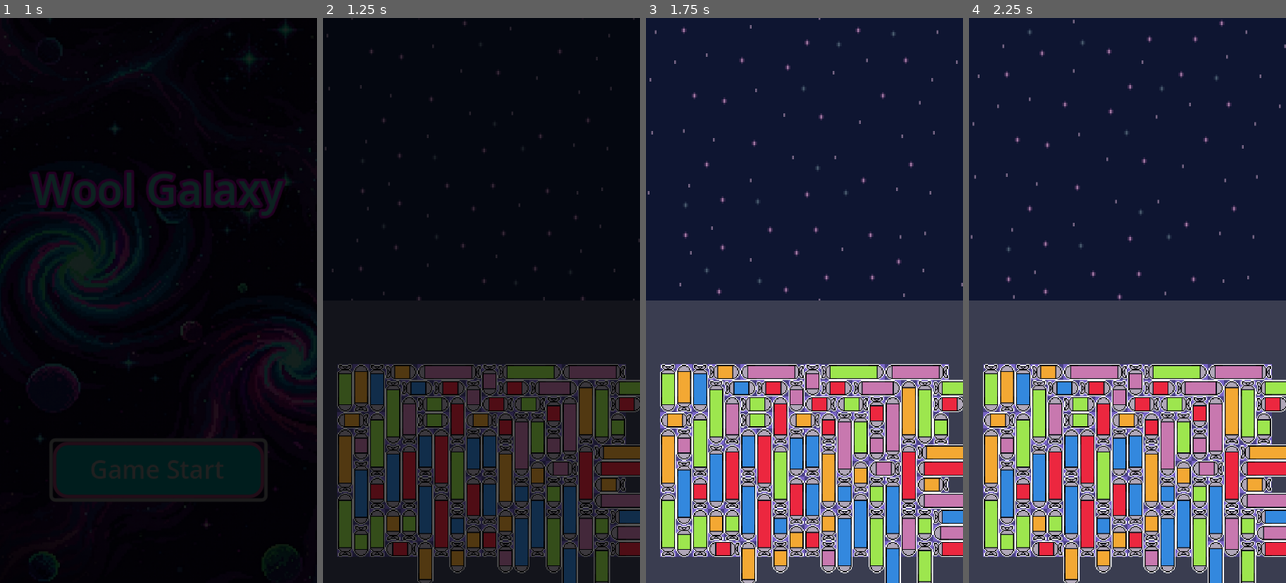
Above: before the commit, frames 1-4 (left to right).
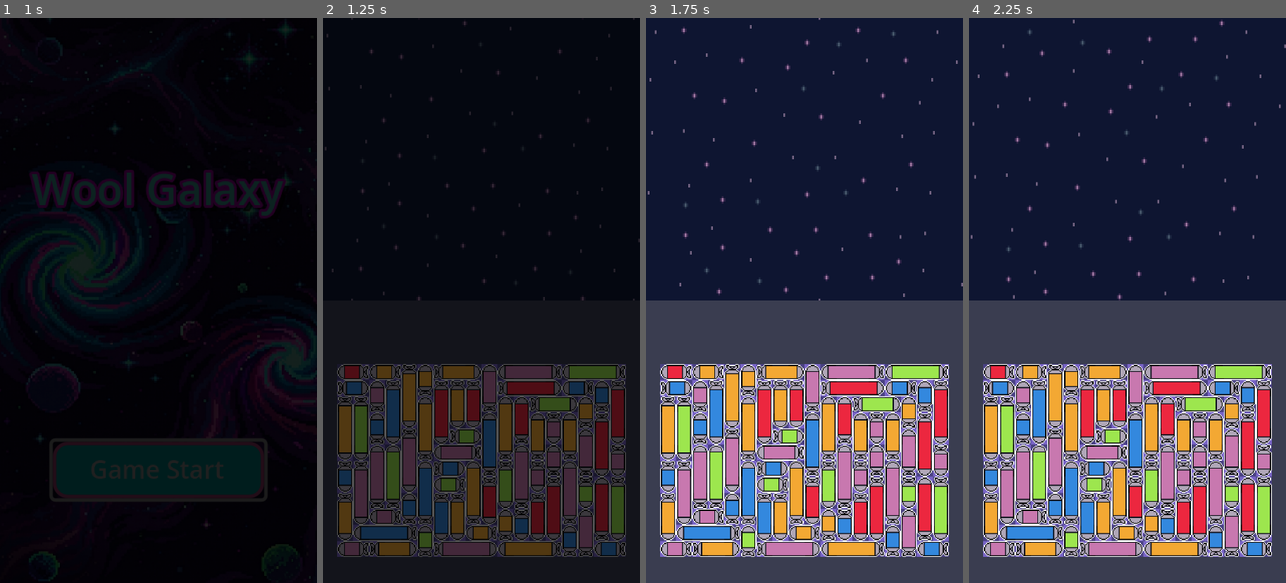
Above: after the commit, the same moments.

Repository: ZoNaDak/GalaxyPuzzleShooter_ProtoType
Game: Godot game, scene res://game/scenes/title/title_scene.tscn
Same seed, same stepped clock (60 frames per second), same inputs: the game is played once before the commit and once after it.
Inputs:
- Up to frame 1 (1 s): click "Game Start" at 0.5 s
- Up to frame 2 (1.25 s): no input
- Up to frame 3 (1.75 s): no input
- Up to frame 4 (2.25 s): no input

Frame 1 is identical in both runs. In frame 2, 24% of the frame differs, in the area x 4-100%, y 61-100%; in frame 3, 27%; in frame 4, 27%.

Commit message:
_setup_missile_puzzle_board 1

Diff:
--- a/wool-galaxy-proto/game/ui/missile_puzzle/missile_puzzle_board/missile_puzzle_board.gd
+++ b/wool-galaxy-proto/game/ui/missile_puzzle/missile_puzzle_board/missile_puzzle_board.gd
@@ -90,6 +90,7 @@
 	var _temp_missile_data_arr: Array[MissileData] = []
 
 	if _fill_board_randomly(_temp_grid, _temp_missile_data_arr):
+		_assign_random_colors(_temp_missile_data_arr)
 		LogManager.info("Board Fill Completed! Missile Num: %d" % _temp_missile_data_arr.size(), "MissilePuzzleBoard")
 		for data in _temp_missile_data_arr:
 			_spawn_missile_piece(data)
@@ -102,20 +103,29 @@
 	if empty_cell == Vector2i(-1, -1):
 		return true
 
-	var combinations := _get_shuffled_missile_combinations()
+	var combinations := _get_shuffled_shape_combinations()
 
 	for combo in combinations:
-		var color: Enums.MissileColorType = combo["color"]
 		var missile_size: Enums.MissileSizeType = combo["size"]
-		var direction: Enums.Direction4Way = combo["direction"]
-
-		if _can_place_missile(temp_grid, empty_cell, missile_size, direction):
-			# Add Missile Data
-			var data := MissileData.new(empty_cell, color, missile_size, direction)
+		var is_horizontal: bool = combo["is_horizontal"]
+
+		var check_direction: Enums.Direction4Way = (
+			Enums.Direction4Way.LEFT if is_horizontal else Enums.Direction4Way.UP
+		)
+
+		if _can_place_missile(temp_grid, empty_cell, missile_size, check_direction):
+			# decide real direction
+			var direction: Enums.Direction4Way
+			if is_horizontal:
+				direction = Enums.Direction4Way.LEFT if randi() % 2 == 0 else Enums.Direction4Way.RIGHT
+			else:
+				direction = Enums.Direction4Way.UP if randi() % 2 == 0 else Enums.Direction4Way.DOWN
+
+			var data := MissileData.new(empty_cell, Enums.MissileColorType.RED, missile_size, direction)
 			temp_missile_data_arr.append(data)
 
 			var cells := MissilePuzzlePiece.get_grid_cells(
-				Vector2i(GRID_WIDTH, GRID_HEIGHT), empty_cell, missile_size, direction)
+				Vector2i(GRID_WIDTH, GRID_HEIGHT), empty_cell, missile_size, check_direction)
 			for cell in cells:
 				temp_grid[cell.y][cell.x] = data
 
@@ -138,31 +148,39 @@
 				return Vector2i(x, y)
 	return Vector2i(-1, -1)
 
-func _get_shuffled_missile_combinations() -> Array[Dictionary]:
+func _get_shuffled_shape_combinations() -> Array[Dictionary]:
 	var combinations: Array[Dictionary] = []
 
-	for color in Enums.MissileColorType.values():
-		for missile_size in Enums.MissileSizeType.values():
-			for direction in Enums.Direction4Way.values():
-				combinations.append({
-					"color": color,
-					"size": missile_size,
-					"direction": direction
-				})
+	for missile_size in Enums.MissileSizeType.values():
+		combinations.append({
+			"size": missile_size,
+			"is_horizontal": true
+		})
+		combinations.append({
+			"size": missile_size,
+			"is_horizontal": false
+		})
 
 	combinations.shuffle()
 	return combinations
+
+func _assign_random_colors(temp_missile_data_arr: Array[MissileData]) -> void:
+	var colors := Enums.MissileColorType.values()
+	for data in temp_missile_data_arr:
+		data.color = colors[randi() % colors.size()]
 
 func _can_place_missile(
 	temp_grid: Array[Array], grid_pos: Vector2i,
 	missile_size: Enums.MissileSizeType, direction: Enums.Direction4Way) -> bool:
 
+	if !MissilePuzzlePiece.get_is_on_board(
+		Vector2i(GRID_WIDTH, GRID_HEIGHT), grid_pos, missile_size, direction):
+		return false
+
 	var cells := MissilePuzzlePiece.get_grid_cells(
 		Vector2i(GRID_WIDTH, GRID_HEIGHT), grid_pos, missile_size, direction)
 
 	for cell in cells:
-		if cell.x < 0 or cell.x >= GRID_WIDTH or cell.y < 0 or cell.y >= GRID_HEIGHT:
-			return false
 		if temp_grid[cell.y][cell.x] != null:
 			return false
 
--- a/wool-galaxy-proto/game/ui/missile_puzzle/missile_puzzle_pieces/missile_puzzle_piece.gd
+++ b/wool-galaxy-proto/game/ui/missile_puzzle/missile_puzzle_pieces/missile_puzzle_piece.gd
@@ -42,9 +42,9 @@
 			missile_data.grid_pos.x * Consts.MISSILE_PUZZLE_BOARD_CELL_SIZE,
 			missile_data.grid_pos.y * Consts.MISSILE_PUZZLE_BOARD_CELL_SIZE) + _get_grid_pos_offset()
 
-	LogManager.info("initialize : %s %s %s" %
-		[missile_data.grid_pos, _get_grid_pos_offset(), position],
-		"MissilePuzzlePiece")
+	# LogManager.info("initialize : %s %s %s" %
+	# 	 [missile_data.grid_pos, _get_grid_pos_offset(), position],
+	# 	 "MissilePuzzlePiece")
 
 	_is_initialized = true
 
@@ -130,13 +130,40 @@
 		_:
 			return Vector2(0, 0)
 
+static func get_is_on_board(grid_size: Vector2i, grid_pos: Vector2i,
+	missile_size: Enums.MissileSizeType, direction: Enums.Direction4Way) -> bool:
+	var min_pos := grid_pos
+	var max_pos := grid_pos
+	var length := _get_missile_length(missile_size)
+
+	if (direction == Enums.Direction4Way.LEFT
+		or direction == Enums.Direction4Way.RIGHT):
+		max_pos.x = grid_pos.x + length - 1
+	elif (direction == Enums.Direction4Way.UP
+		or direction == Enums.Direction4Way.DOWN):
+		max_pos.y = grid_pos.y + length - 1
+
+	return (min_pos.x >= 0 and max_pos.x < grid_size.x
+		and min_pos.y >= 0 and max_pos.y < grid_size.y)
+
+static func _get_missile_length(missile_size: Enums.MissileSizeType) -> int:
+	match missile_size:
+		Enums.MissileSizeType.SMALL:
+			return 2
+		Enums.MissileSizeType.MEDIUM:
+			return 3
+		Enums.MissileSizeType.LARGE:
+			return 4
+		_:
+			return 1
+
 func get_my_grid_cells() -> Array[Vector2i]:
 	return get_grid_cells(Vector2i(Consts.MISSILE_PUZZLE_BOARD_GRID_WIDTH, Consts.MISSILE_PUZZLE_BOARD_GRID_HEIGHT),
 		missile_data.grid_pos, missile_data.size, missile_data.direction)
 
 static func get_grid_cells(grid_size: Vector2i, grid_pos: Vector2i,
 	missile_size: Enums.MissileSizeType, direction: Enums.Direction4Way) -> Array[Vector2i]:
-	var result: Array[Vector2i] = [grid_pos]
+	var result: Array[Vector2i] = []
 
 	var offset := Vector2i.ZERO
 	match direction:
@@ -151,19 +178,10 @@
 		_:
 			offset = Vector2i.ZERO
 
-	var length := 0
-	match missile_size:
-		Enums.MissileSizeType.SMALL:
-			length = 1
-		Enums.MissileSizeType.MEDIUM:
-			length = 2
-		Enums.MissileSizeType.LARGE:
-			length = 3
-		_:
-			length = 1
+	var length := _get_missile_length(missile_size)
 
 	for i in length:
-		var pos = grid_pos + offset * (i + 1);
+		var pos = grid_pos + offset * i
 		if pos.x < 0 or pos.x >= grid_size.x or pos.y < 0 or pos.y >= grid_size.y:
 			break
 
